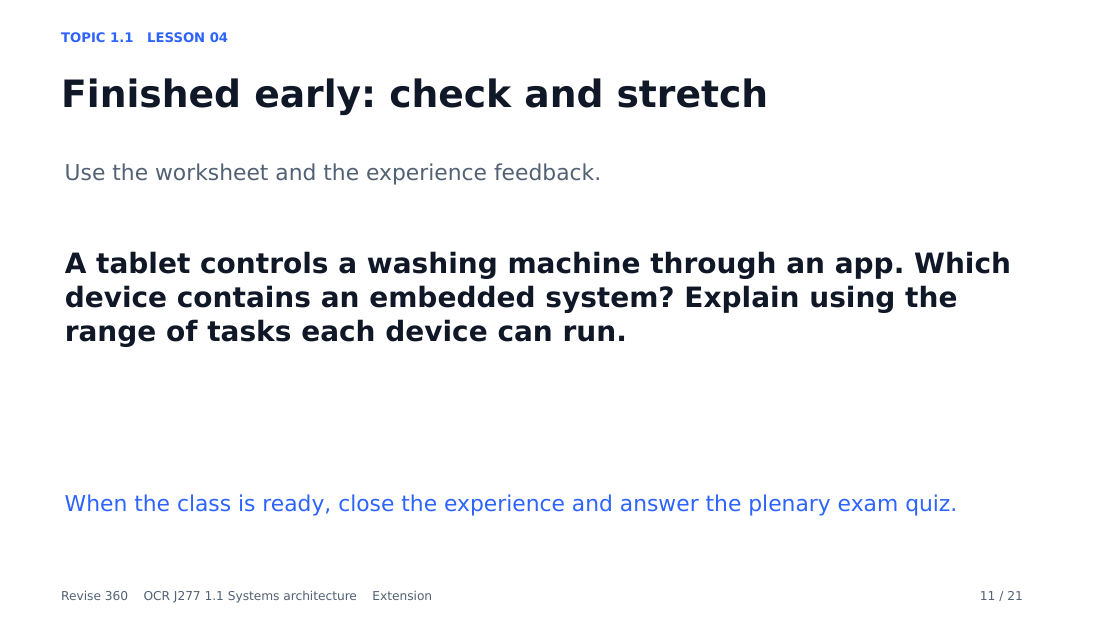
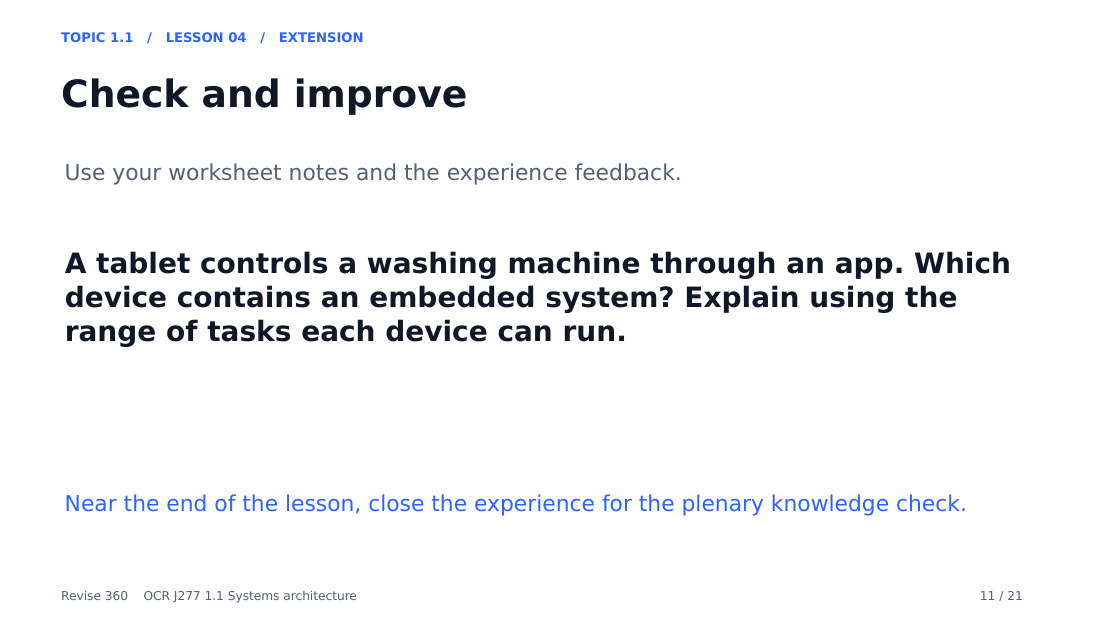
Before and after one commit to MrP-CS/Revise360, a slide deck: slide 11 of presentations/SA_L04_SmartHome_Lesson.pptx. Drawn at 1120x630 pixels with LibreOffice and Linux fonts; fonts in the diff are those of the drawing. Boxes give left, top, right and bottom in pixels: in the first picture for what was removed or moved away, otherwise in the second. Text is boxed around its words. In the diff, an @@ line names an element or a change of style, - is before the commit and + after.

Commit message:
Refine Topic 1.1 lesson decks and teaching flow

```diff
--- a/presentations/SA_L04_SmartHome_Lesson.pptx
+++ b/presentations/SA_L04_SmartHome_Lesson.pptx
@@ text at box(61, 32, 364, 42): text changed @@
-TOPIC 1.1 LESSON 04
+TOPIC 1.1 / LESSON 04 / EXTENSION
@@ text at box(61, 78, 467, 115): text changed @@
-Finished early: check and stretch
+Check and improve
@@ text at box(65, 163, 682, 185): text changed @@
-Use the worksheet and the experience feedback.
+Use your worksheet notes and the experience feedback.
@@ text at box(65, 494, 967, 516): text changed @@
-When the class is ready, close the experience and answer the plenary exam quiz.
+Near the end of the lesson, close the experience for the plenary knowledge check.
@@ text at box(61, 590, 357, 603): text changed @@
-Revise 360 OCR J277 1.1 Systems architecture Extension
+Revise 360 OCR J277 1.1 Systems architecture
```
Also in this commit, not shown: 20 other slides changed, 4 other files.
